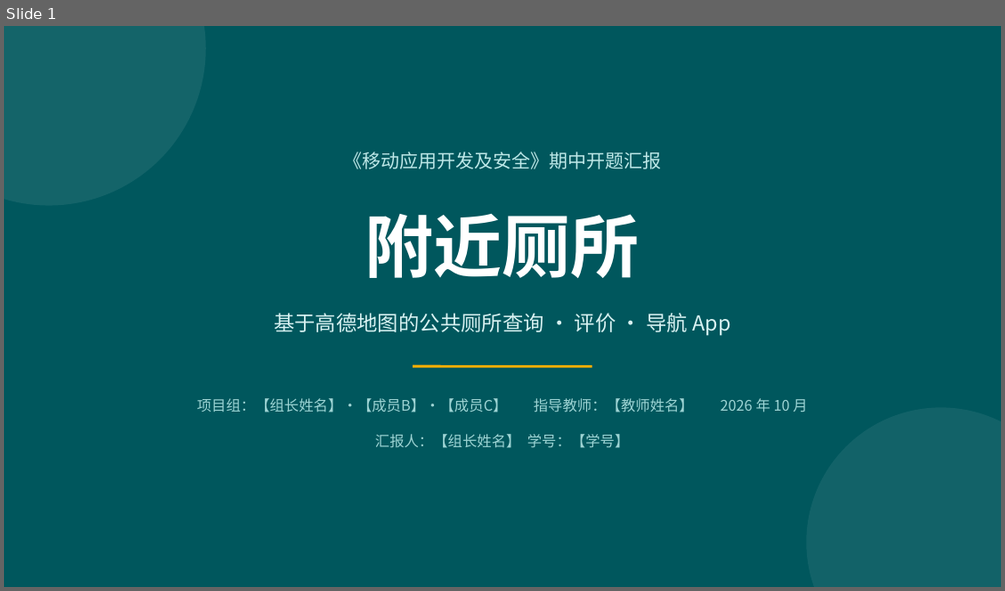
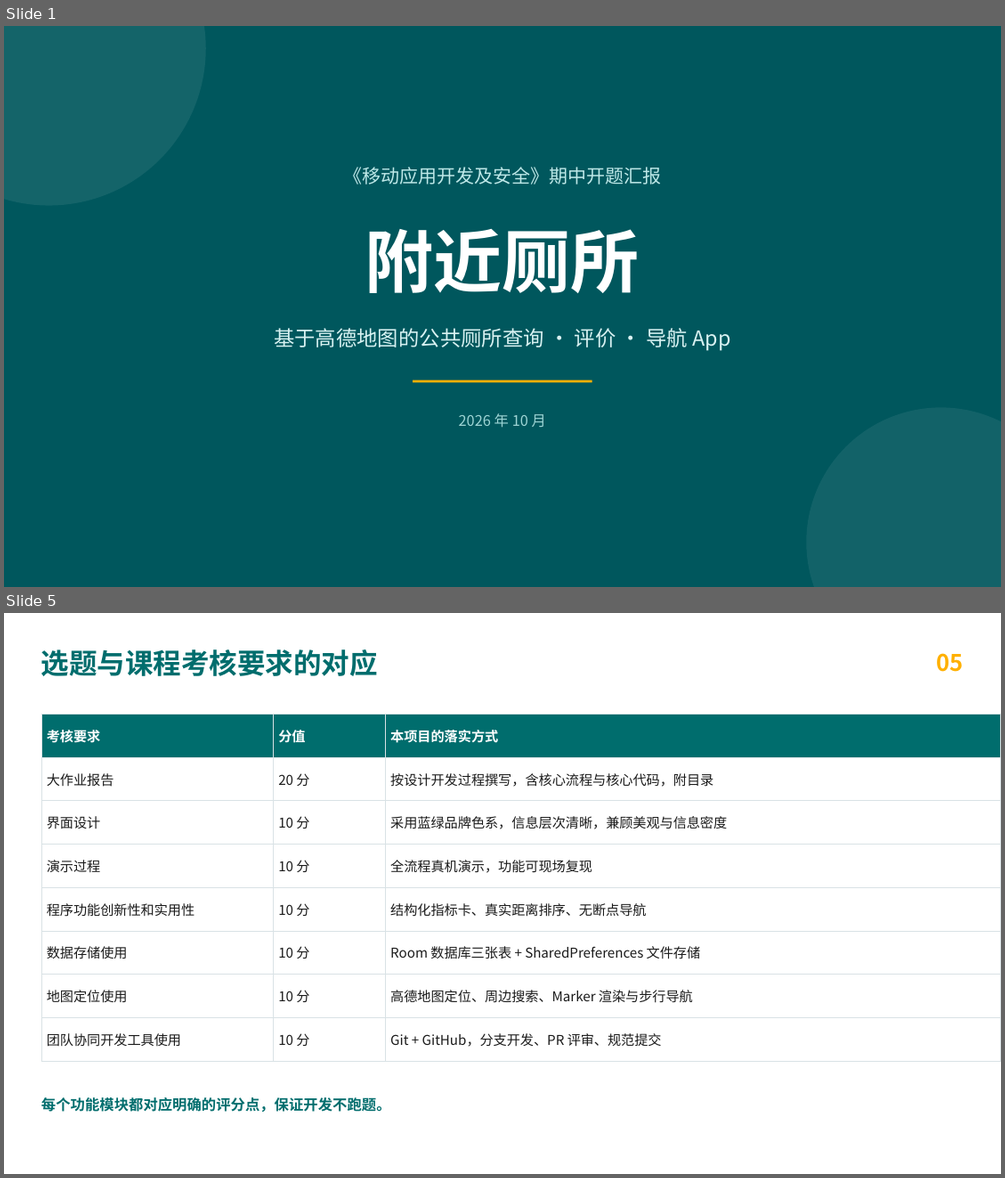
Before and after one commit to HeiCat233/lalmore, a slide deck: deliverables/期中开题汇报-附近厕所.pptx. Shown one above the other, each under a label of ours: slide 1 before the commit, slides 1 and 5 after it; the slides between them are not shown. The pictures are 1005x591 and 1005x1178 pixels, drawn with LibreOffice and Linux fonts; fonts in the diff are those of the drawing. Boxes give left, top, right and bottom in pixels: in the first picture for what was removed or moved away, otherwise in the second. Text is boxed around its words. In the diff, an @@ line names an element or a change of style, - is before the commit and + after.

```diff
--- a/deliverables/期中开题汇报-附近厕所.pptx
+++ b/deliverables/期中开题汇报-附近厕所.pptx
@@ slide 5 added at box(4, 613, 1001, 1174), background #FFFFFF @@
@@ text added at box(41, 649, 378, 676), 27 pt, text #006D6D, bold @@
+选题与课程考核要求的对应
@@ text added at box(936, 653, 963, 672), 22 pt, text #FFB000, bold @@
+05
@@ table added at box(41, 714, 1001, 1050), 8 rows, 3 columns @@
+考核要求 | 分值 | 本项目的落实方式
+大作业报告 | 20 分 | 按设计开发过程撰写，含核心流程与核心代码，附目录
+界面设计 | 10 分 | 采用蓝绿品牌色系，信息层次清晰，兼顾美观与信息密度
+演示过程 | 10 分 | 全流程真机演示，功能可现场复现
+程序功能创新性和实用性 | 10 分 | 结构化指标卡、真实距离排序、无断点导航
+数据存储使用 | 10 分 | Room 数据库三张表 + SharedPreferences 文件存储
+地图定位使用 | 10 分 | 高德地图定位、周边搜索、Marker 渲染与步行导航
+团队协同开发工具使用 | 10 分 | Git + GitHub，分支开发、PR 评审、规范提交
@@ text added at box(41, 1097, 391, 1111), 14 pt, text #006D6D, bold @@
+每个功能模块都对应明确的评分点，保证开发不跑题。
@@ slide 1 changed as well @@
@@ 3 texts, 1 line: place and size @@
-3 texts, 1 line at box(274, 151, 730, 366)
+3 texts, 1 line at box(274, 167, 730, 381)
@@ text at box(459, 413, 546, 427): text changed @@
-项目组：【组长姓名】·【成员B】·【成员C】 指导教师：【教师姓名】 2026 年 10 月
+2026 年 10 月
@@ text removed at box(375, 434, 630, 448) @@
-汇报人：【组长姓名】 学号：【学号】
```
Also in this commit, not shown: 3 other slides changed, 6 other slides added, 10 slides removed, 5 other files.
